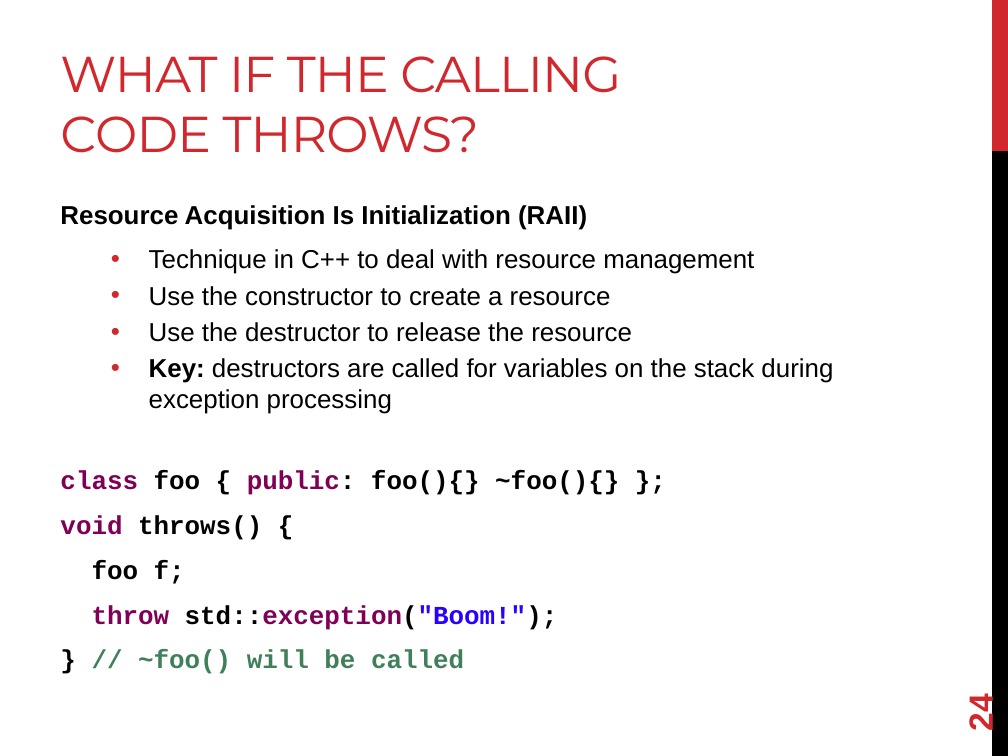
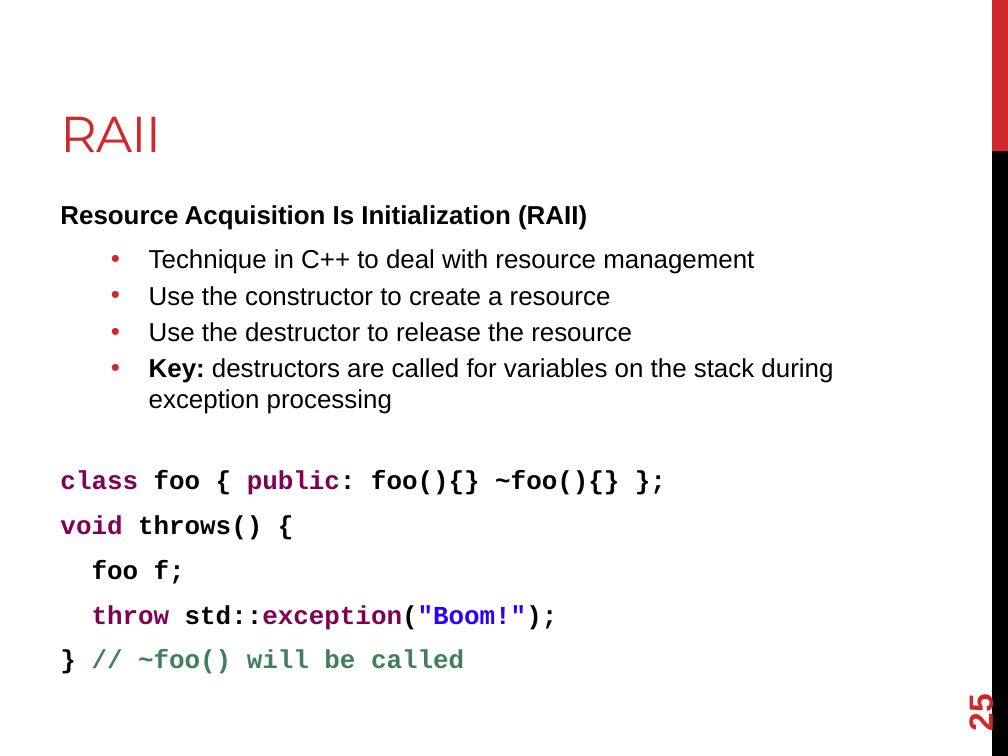
Before and after one commit to joshpeterson/DevelopingConcurrentSoftware, a slide deck: slide 25 of Lectures/Threads/Threads.pptx (slide 24 before the commit). Drawn at 1008x756 pixels with LibreOffice and Linux fonts; fonts in the diff are those of the drawing. Boxes give left, top, right and bottom in pixels: in the first picture for what was removed or moved away, otherwise in the second. Text is boxed around its words. In the diff, an @@ line names an element or a change of style, - is before the commit and + after.

```diff
--- a/Lectures/Threads/Threads.pptx
+++ b/Lectures/Threads/Threads.pptx
@@ title at box(60, 116, 160, 152): text changed @@
-WHAT IF THE CALLING CODE THROWS?
+RAII
@@ page number at box(962, 697, 1000, 730): text changed @@
-24
+25
```
Also in this commit, not shown: 2 other slides changed, 5 slides added.
